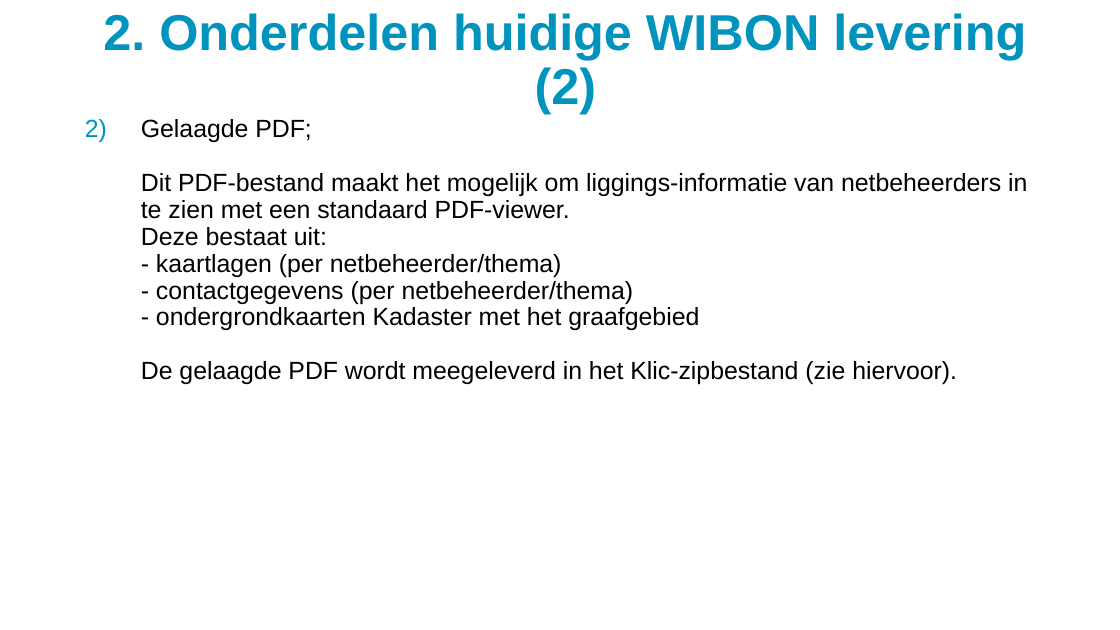
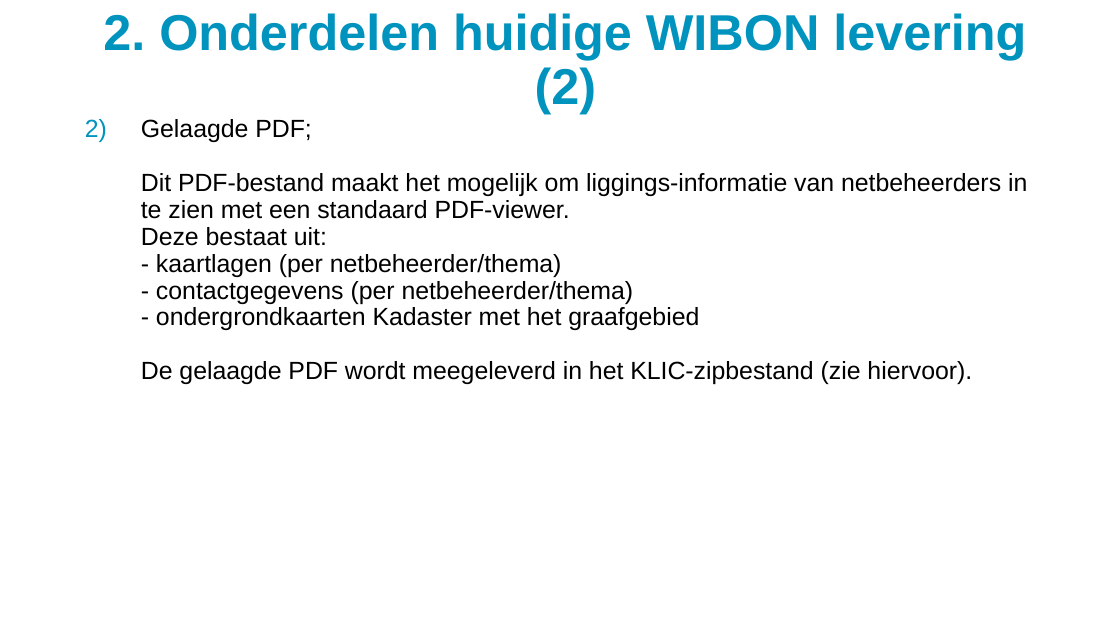
Before and after one commit to kadaster/klic-win, a slide deck: slide 6 of Uitleveren/WIBON levering - overgangsperiode.ppsx. Drawn at 1120x630 pixels with LibreOffice and Linux fonts; fonts in the diff are those of the drawing; background and template pictures are left out. Boxes give left, top, right and bottom in pixels: in the first picture for what was removed or moved away, otherwise in the second. Text is boxed around its words. In the diff, an @@ line names an element or a change of style, - is before the commit and + after.

```diff
--- a/Uitleveren/WIBON levering - overgangsperiode.ppsx
+++ b/Uitleveren/WIBON levering - overgangsperiode.ppsx
@@ text at (x1=141, y1=119, x2=1027, y2=384): text changed @@
-  2) Gelaagde PDF;
-     Dit PDF-bestand maakt het mogelijk om liggings-informatie van netbeheerders in te zien met een standaard PDF-viewer.
-     Deze bestaat uit:
-     - kaartlagen (per netbeheerder/thema)
-     - contactgegevens (per netbeheerder/thema)
-     - ondergrondkaarten Kadaster met het graafgebied
-     De gelaagde PDF wordt meegeleverd in het Klic-zipbestand (zie hiervoor).
+  2) Gelaagde PDF;
+     Dit PDF-bestand maakt het mogelijk om liggings-informatie van netbeheerders in te zien met een standaard PDF-viewer.
+     Deze bestaat uit:
+     - kaartlagen (per netbeheerder/thema)
+     - contactgegevens (per netbeheerder/thema)
+     - ondergrondkaarten Kadaster met het graafgebied
+     De gelaagde PDF wordt meegeleverd in het KLIC-zipbestand (zie hiervoor).
```
Also in this commit, not shown: 11 other slides changed, 3 other files.
